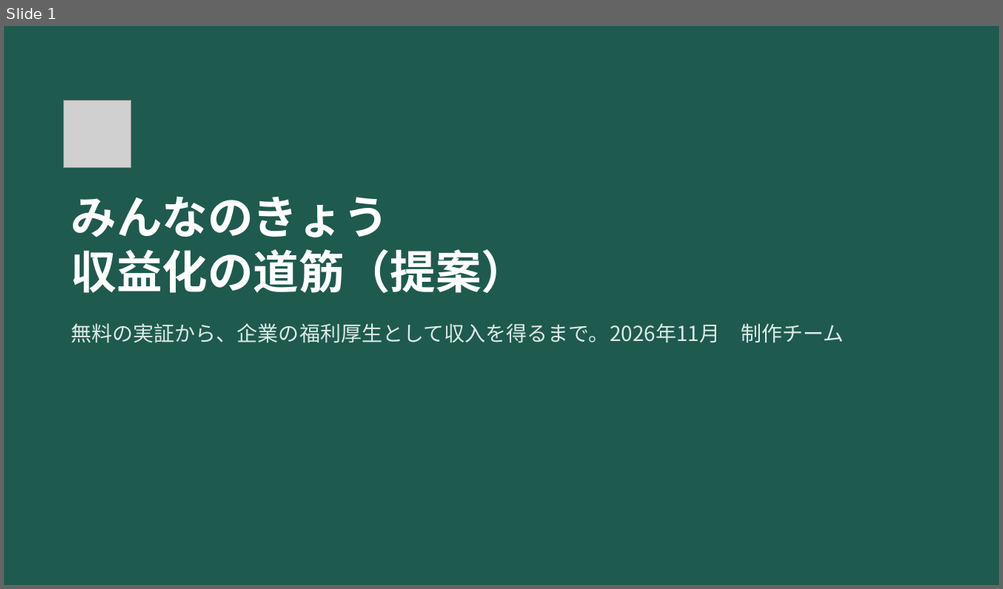
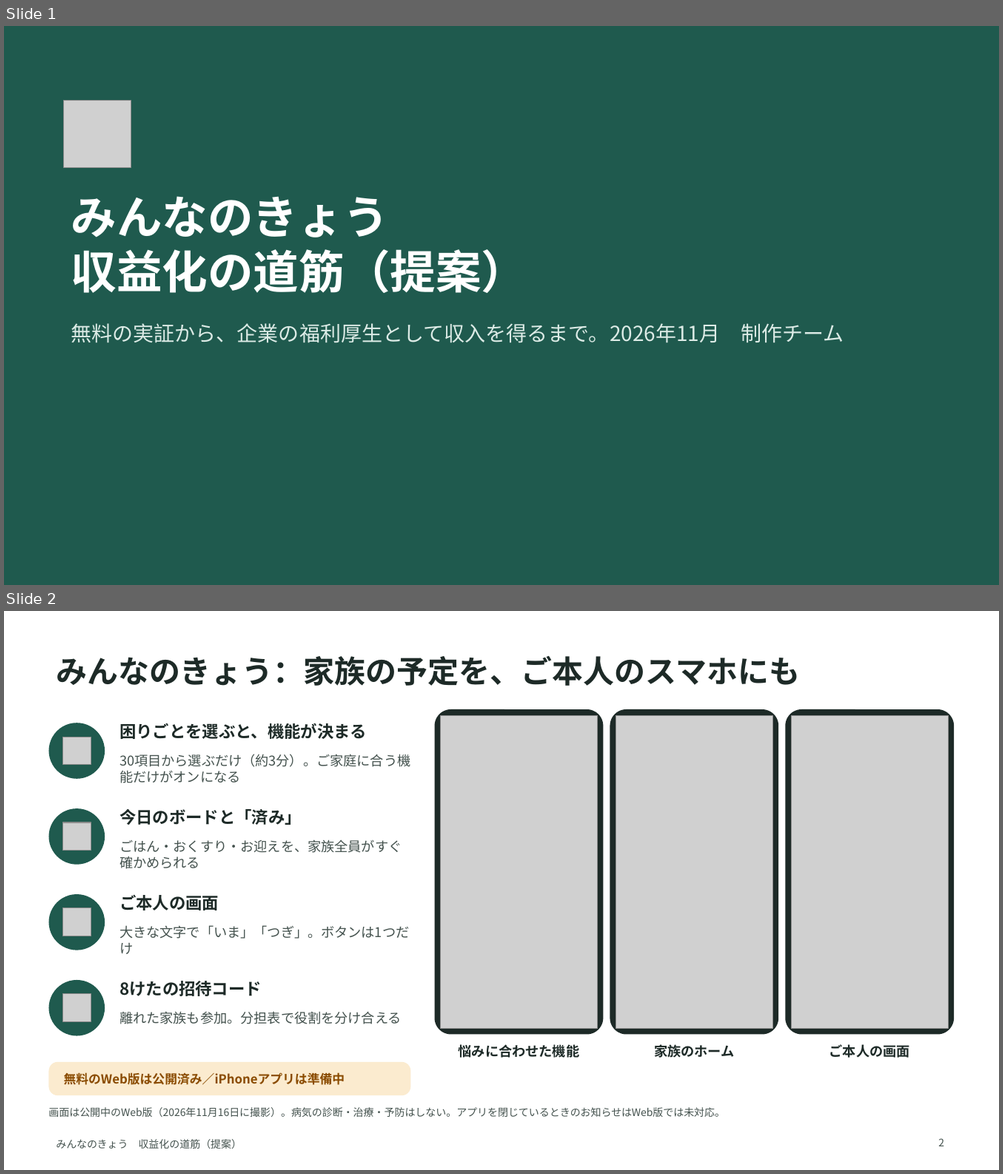
Before and after one commit to sakurabloomyou/Sunplaza-supermarket, a slide deck: minnanokyou-business/minnanokyou_monetization_plan.pptx. Shown one above the other, each under a label of ours: slide 1 before the commit, slides 1 and 2 after it. The pictures are 1003x589 and 1003x1174 pixels, drawn with LibreOffice and Linux fonts; fonts in the diff are those of the drawing; grey boxes stand for pictures. Boxes give left, top, right and bottom in pixels: in the first picture for what was removed or moved away, otherwise in the second. Text is boxed around its words. In the diff, an @@ line names an element or a change of style, - is before the commit and + after.

```diff
--- a/minnanokyou-business/minnanokyou_monetization_plan.pptx
+++ b/minnanokyou-business/minnanokyou_monetization_plan.pptx
@@ slide 2 added at box(4, 611, 999, 1170), background #FFFFFF @@
@@ title added at box(56, 656, 800, 686), 30 pt, text #1D2A27, bold @@
+みんなのきょう：家族の予定を、ご本人のスマホにも
@@ rounded rectangle added at box(435, 709, 603, 1035), fill #1D2A27 @@
@@ picture added at box(441, 715, 597, 1029) @@
@@ rounded rectangle added at box(610, 709, 779, 1035), fill #1D2A27 @@
@@ picture added at box(616, 715, 772, 1029) @@
@@ rounded rectangle added at box(785, 709, 954, 1035), fill #1D2A27 @@
@@ picture added at box(791, 715, 948, 1029) @@
@@ ellipse added at box(48, 723, 105, 779), fill #1F5A4E @@
@@ picture added at box(63, 737, 91, 766) @@
@@ text added at box(119, 723, 367, 739), 16 pt, text #1D2A27, bold @@
+困りごとを選ぶと、機能が決まる
@@ text added at box(119, 754, 410, 783), 13 pt, text #44524E @@
+30項目から選ぶだけ（約3分）。ご家庭に合う機能だけがオンになる
@@ ellipse added at box(48, 809, 105, 865), fill #1F5A4E @@
@@ text added at box(119, 809, 301, 825), 16 pt, text #1D2A27, bold @@
+今日のボードと「済み」
@@ picture added at box(63, 823, 91, 851) @@
@@ text added at box(119, 840, 401, 869), 13 pt, text #44524E @@
+ごはん・おくすり・お迎えを、家族全員がすぐ確かめられる
@@ ellipse added at box(48, 894, 105, 951), fill #1F5A4E @@
@@ text added at box(119, 895, 219, 911), 16 pt, text #1D2A27, bold @@
+ご本人の画面
@@ picture added at box(63, 908, 91, 937) @@
@@ text added at box(119, 925, 409, 939), 13 pt, text #44524E @@
+大きな文字で「いま」「つぎ」。ボタンは1つだけ
@@ ellipse added at box(48, 980, 105, 1037), fill #1F5A4E @@
@@ text added at box(119, 981, 262, 997), 16 pt, text #1D2A27, bold @@
+8けたの招待コード
@@ picture added at box(63, 994, 91, 1023) @@
@@ text added at box(119, 1011, 401, 1025), 13 pt, text #44524E @@
+離れた家族も参加。分担表で役割を分け合える
@@ text added at box(458, 1045, 579, 1058), 13 pt, text #1D2A27, bold @@
+悩みに合わせた機能
@@ text added at box(654, 1045, 734, 1058), 13 pt, text #1D2A27, bold @@
+家族のホーム
@@ text added at box(829, 1045, 910, 1058), 13 pt, text #1D2A27, bold @@
+ご本人の画面
@@ rounded rectangle added at box(48, 1062, 410, 1096), fill #FBEBCF @@
@@ text added at box(64, 1073, 345, 1085), 12 pt, text #8A4B00, bold @@
+無料のWeb版は公開済み／iPhoneアプリは準備中
@@ text added at box(48, 1108, 725, 1117), 10 pt, text #44524E @@
+画面は公開中のWeb版（2026年11月16日に撮影）。病気の診断・治療・予防はしない。アプリを閉じているときのお知らせはWeb版では未対応。
@@ text added at box(56, 1139, 242, 1149), 10 pt, text #44524E @@
+みんなのきょう 収益化の道筋（提案）
@@ page number added at box(938, 1139, 944, 1147), 10 pt, text #44524E @@
+2
```
Also in this commit, not shown: 1 slide changed, 5 other files.
